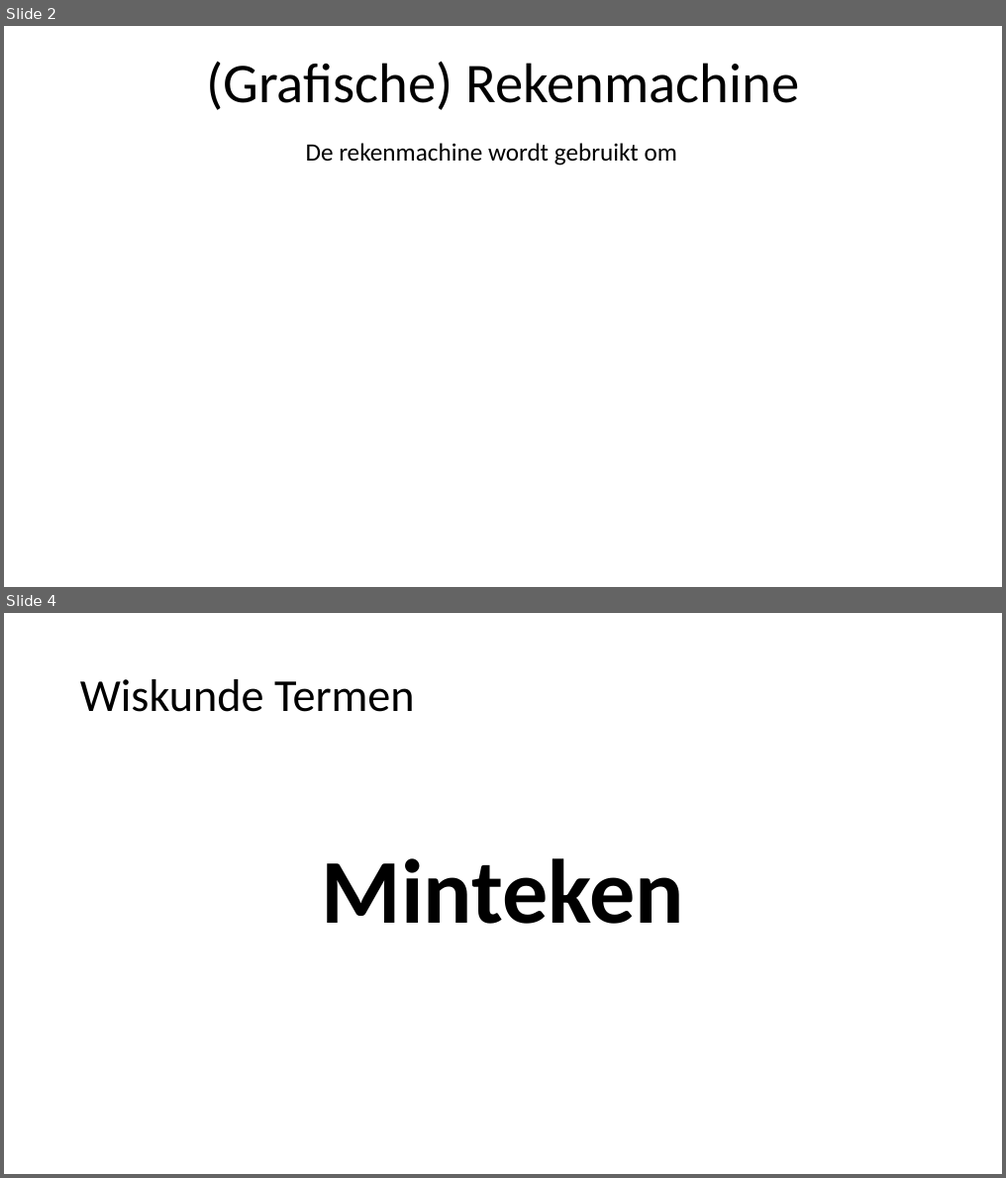
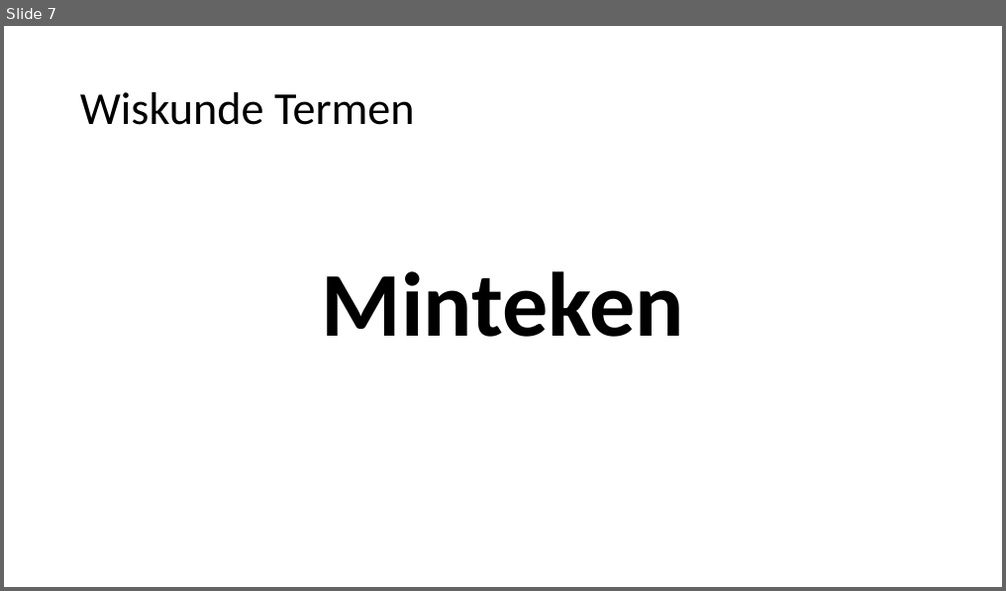
Before and after one commit to heinvinkel/wiskundetermen, a slide deck: getallen en variabelen/AAAAGetallen en variabelen.pptx. Shown one above the other, each under a label of ours: slides 2 and 4 before the commit, slide 7 after it; the slides between them are not shown. The pictures are 1006x1178 and 1006x591 pixels, drawn with LibreOffice and Linux fonts; fonts in the diff are those of the drawing. Boxes give left, top, right and bottom in pixels: in the first picture for what was removed or moved away, otherwise in the second. Text is boxed around its words. In the diff, an @@ line names an element or a change of style, - is before the commit and + after.

```diff
--- a/getallen en variabelen/AAAAGetallen en variabelen.pptx
+++ b/getallen en variabelen/AAAAGetallen en variabelen.pptx
@@ slide 2 removed at bbox=[4, 26, 1002, 587], background #FFFFFF @@
@@ title removed at bbox=[206, 61, 799, 110] @@
-(Grafische) Rekenmachine
@@ subtitle removed at bbox=[306, 143, 677, 166] @@
-De rekenmachine wordt gebruikt om
@@ what was slide 4 is now slide 7 @@
```
Also in this commit, not shown: 1 slide changed, 5 slides added, 1 other slide removed, 4 other files.
